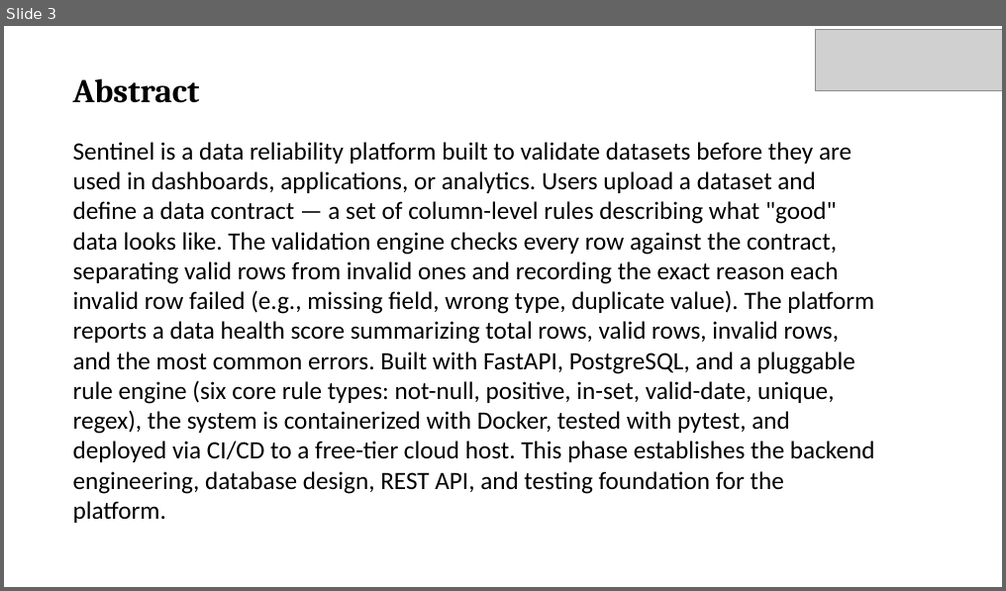
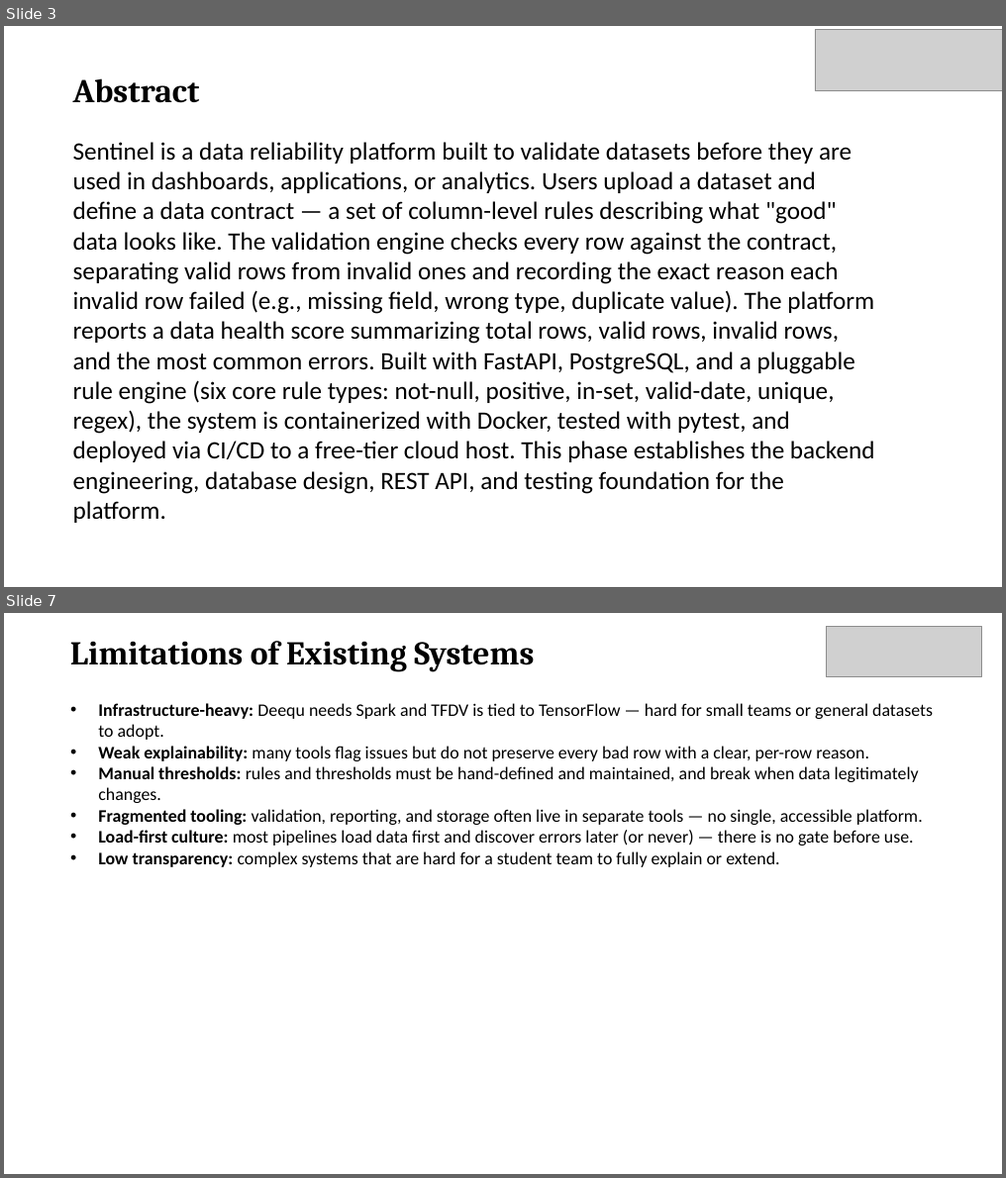
Before and after one commit to varshitha-ravuri006/Sentinel-Data-Reliability-Platform, a slide deck: Sentinel_Review.pptx. Shown one above the other, each under a label of ours: slide 3 before the commit, slides 3 and 7 after it; the slides between them are not shown. The pictures are 1006x591 and 1006x1178 pixels, drawn with LibreOffice and Linux fonts; fonts in the diff are those of the drawing; grey boxes stand for pictures. Boxes give left, top, right and bottom in pixels: in the first picture for what was removed or moved away, otherwise in the second. Text is boxed around its words. In the diff, an @@ line names an element or a change of style, - is before the commit and + after.

```diff
--- a/Sentinel_Review.pptx
+++ b/Sentinel_Review.pptx
@@ slide 7 added at (4, 613, 1002, 1174), background #FFFFFF @@
@@ text added at (70, 641, 534, 672), 32 pt, text #000000, bold @@
+Limitations of Existing Systems
@@ picture added at (826, 626, 982, 676) @@
@@ text added at (98, 703, 933, 867), 17 pt, text #000000 @@
+• Infrastructure-heavy: Deequ needs Spark and TFDV is tied to TensorFlow — hard for small teams or general datasets to adopt.
+• Weak explainability: many tools flag issues but do not preserve every bad row with a clear, per-row reason.
+• Manual thresholds: rules and thresholds must be hand-defined and maintained, and break when data legitimately changes.
+• Fragmented tooling: validation, reporting, and storage often live in separate tools — no single, accessible platform.
+• Load-first culture: most pipelines load data first and discover errors later (or never) — there is no gate before use.
+• Low transparency: complex systems that are hard for a student team to fully explain or extend.
```
Also in this commit, not shown: 13 other slides added, 10 other files.
